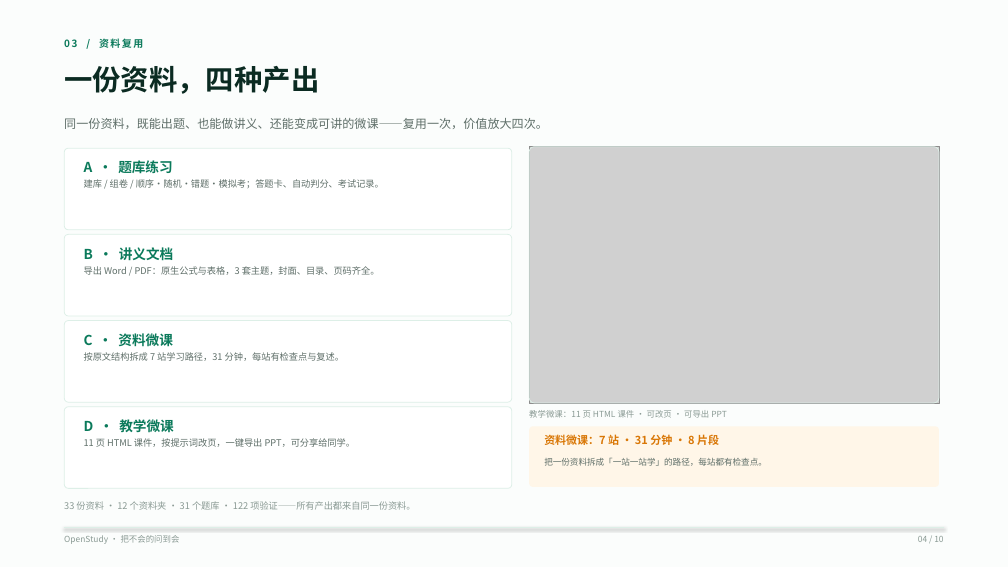
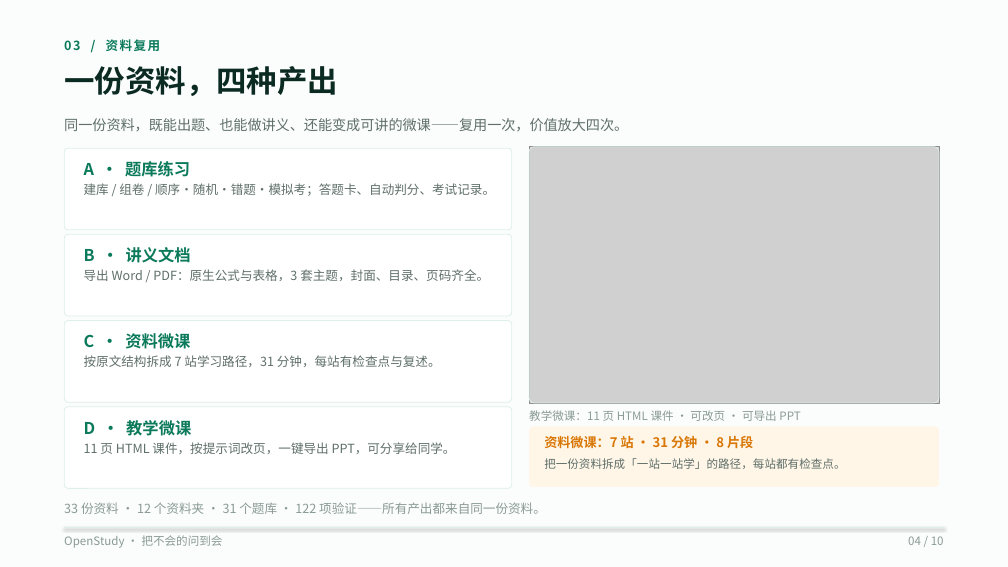
Before and after one commit to wufeng1234567/openstudy-fastapi-ts, a slide deck: slide 4 of doc/competition/OpenStudy-10页-V3-码道版.pptx. Drawn at 1008x567 pixels with LibreOffice and Linux fonts; fonts in the diff are those of the drawing; grey boxes stand for pictures. Boxes give left, top, right and bottom in pixels: in the first picture for what was removed or moved away, otherwise in the second. Text is boxed around its words. In the diff, an @@ line names an element or a change of style, - is before the commit and + after.

Commit message:
style: 放大字号并改为快速横向翻页

```diff
--- a/doc/competition/OpenStudy-10页-V3-码道版.pptx
+++ b/doc/competition/OpenStudy-10页-V3-码道版.pptx
@@ text "03 / 资料复用" at [64, 39, 161, 51]: size 9.5 to 12 pt @@
@@ text "一份资料，四种产出" at [64, 66, 338, 96]: size 27 to 29 pt @@
@@ text "同一份资料，既能出题、也能做讲义、还能变成可讲的微课——复用一次，价值放大四次。" at [64, 118, 628, 132]: size 11.5 to 13.5 pt @@
@@ rounded rectangle "A · 题库练习" at [64, 148, 512, 230]: size 13 to 15.5 pt in "A · 题库练习"; size 8.8 to 12 pt in "建库 / 组卷 / 顺序·随机·错题·模拟考；答题卡、自动判分、考试记录。" @@
@@ rounded rectangle "B · 讲义文档" at [64, 234, 512, 316]: size 13 to 15.5 pt in "B · 讲义文档"; size 8.8 to 12 pt in "导出 Word / PDF：原生公式与表格，3 套主题，封面、目录、页码齐全。" @@
@@ rounded rectangle "C · 资料微课" at [64, 321, 512, 402]: size 13 to 15.5 pt in "C · 资料微课"; size 8.8 to 12 pt in "按原文结构拆成 7 站学习路径，31 分钟，每站有检查点与复述。" @@
@@ rounded rectangle "D · 教学微课" at [64, 407, 512, 488]: size 13 to 15.5 pt in "D · 教学微课"; size 8.8 to 12 pt in "11 页 HTML 课件，按提示词改页，一键导出 PPT，可分享给同学。" @@
@@ text "资料微课：7 站 · 31 分钟 ..." at [544, 436, 753, 449]: size 10.5 to 12.5 pt @@
@@ text "把一份资料拆成「一站一站学」的路径，每站都有检查点。" at [544, 458, 845, 469]: size 8.2 to 11 pt @@
@@ text "33 份资料 · 12 个资料夹 ..." at [64, 502, 546, 514]: size 8.8 to 12 pt @@
@@ size 8 to 11 pt in 3 elements at [529, 410, 800, 421], [64, 535, 223, 548], [908, 536, 944, 545] @@
```
Also in this commit, not shown: 9 other slides changed, 5 other files.
